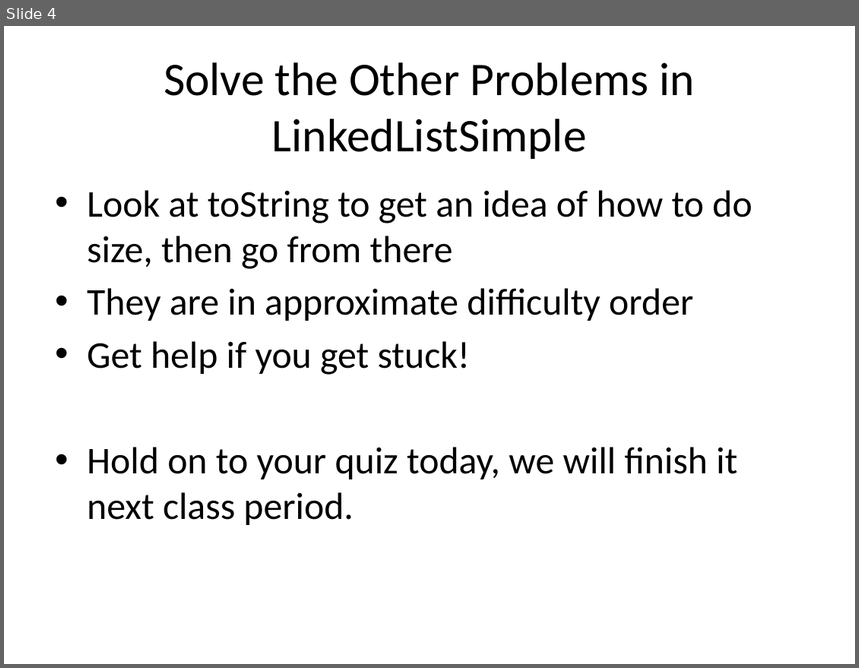
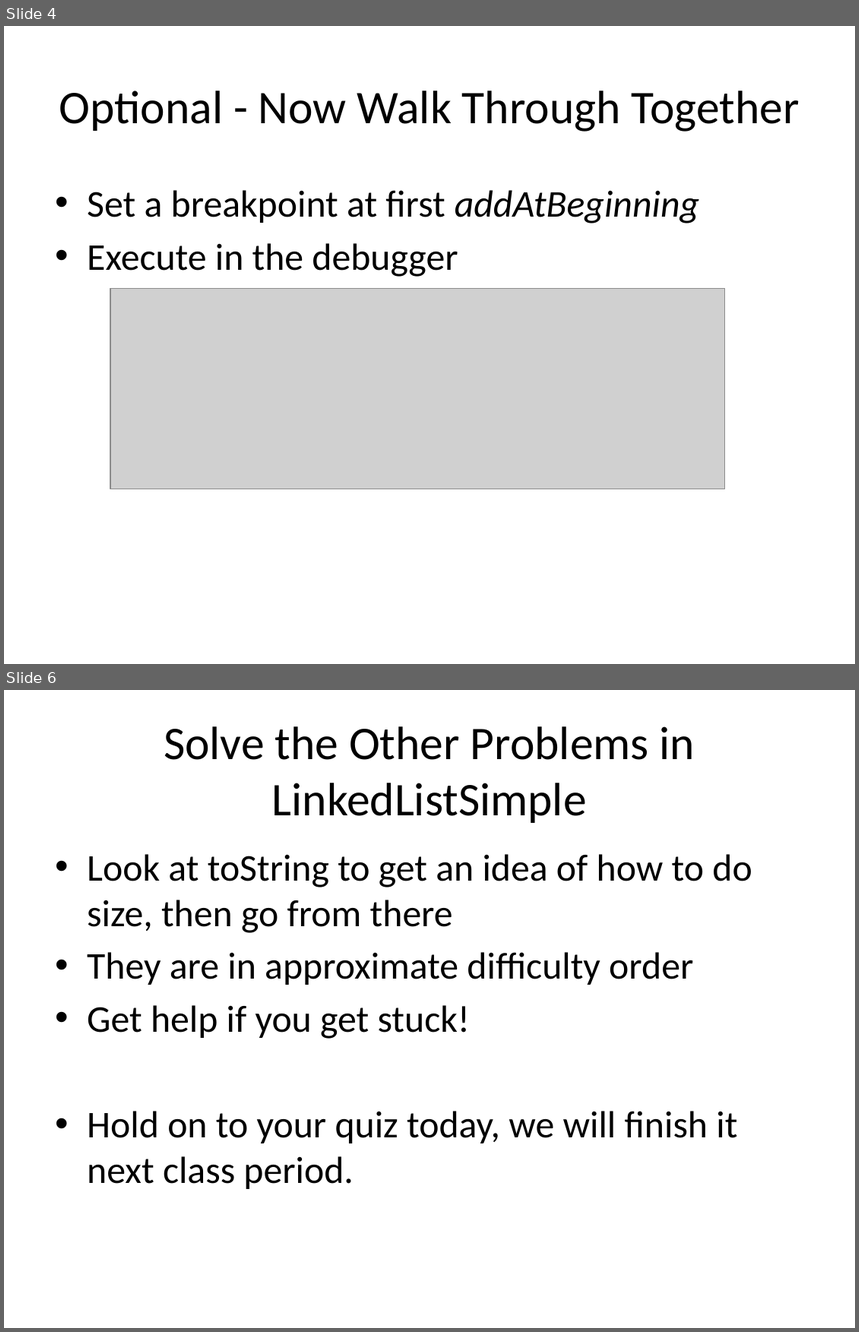
Before and after one commit to RHIT-CSSE/csse220, a slide deck: ClassMaterials/LinkedLists/Slides/LinkedLists.pptx. Shown one above the other, each under a label of ours: slide 4 before the commit, slides 4 and 6 after it; the slides between them are not shown. The pictures are 859x668 and 859x1332 pixels, drawn with LibreOffice and Linux fonts; fonts in the diff are those of the drawing; grey boxes stand for pictures. Boxes give left, top, right and bottom in pixels: in the first picture for what was removed or moved away, otherwise in the second. Text is boxed around its words. In the diff, an @@ line names an element or a change of style, - is before the commit and + after.

```diff
--- a/ClassMaterials/LinkedLists/Slides/LinkedLists.pptx
+++ b/ClassMaterials/LinkedLists/Slides/LinkedLists.pptx
@@ slide 4 added at box(4, 26, 855, 664), background #FFFFFF @@
@@ title added at box(59, 91, 800, 132), 39.6 pt, text #000000 @@
+Optional - Now Walk Through Together
@@ text added at box(87, 190, 699, 277), 32 pt, text #000000 @@
+• Set a breakpoint at first addAtBeginning
+• Execute in the debugger
@@ picture added at box(110, 288, 725, 489) @@
@@ what was slide 4 is now slide 6 @@
```
Also in this commit, not shown: 8 slides changed, 8 other slides added, 3 slides removed.
